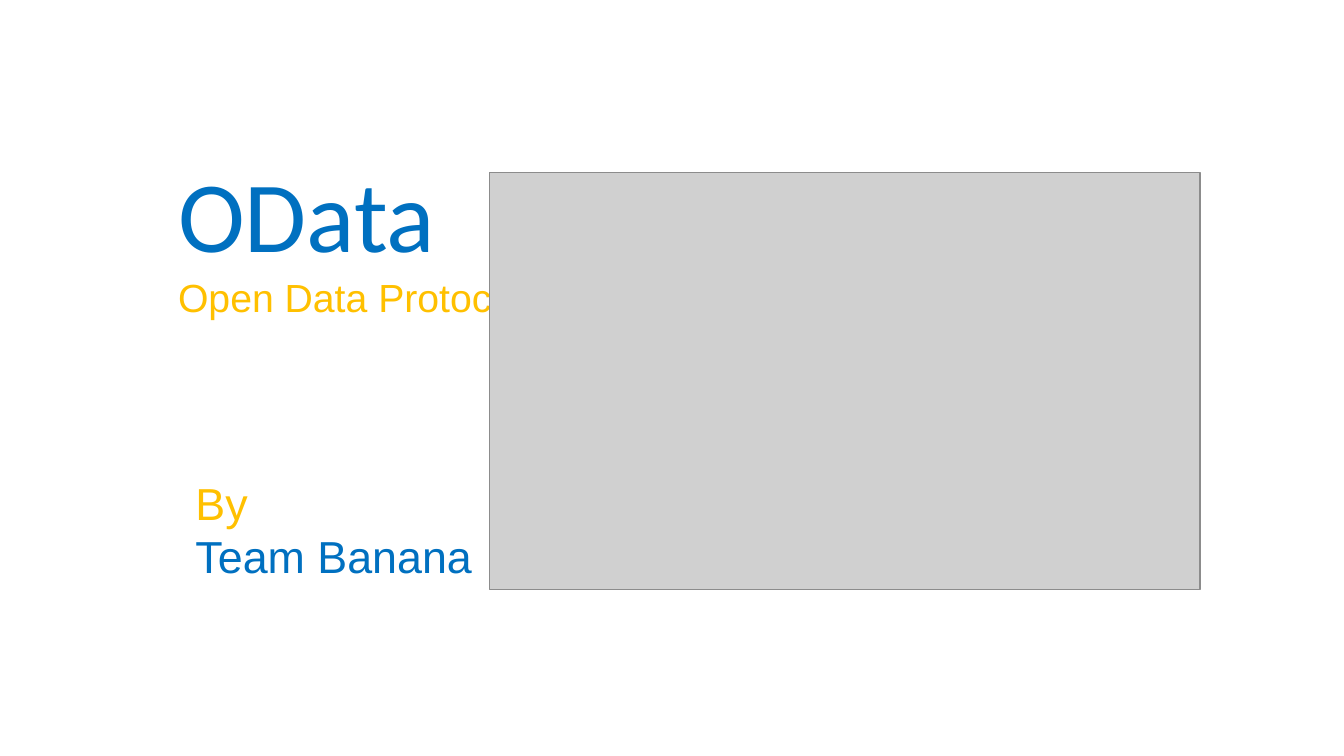
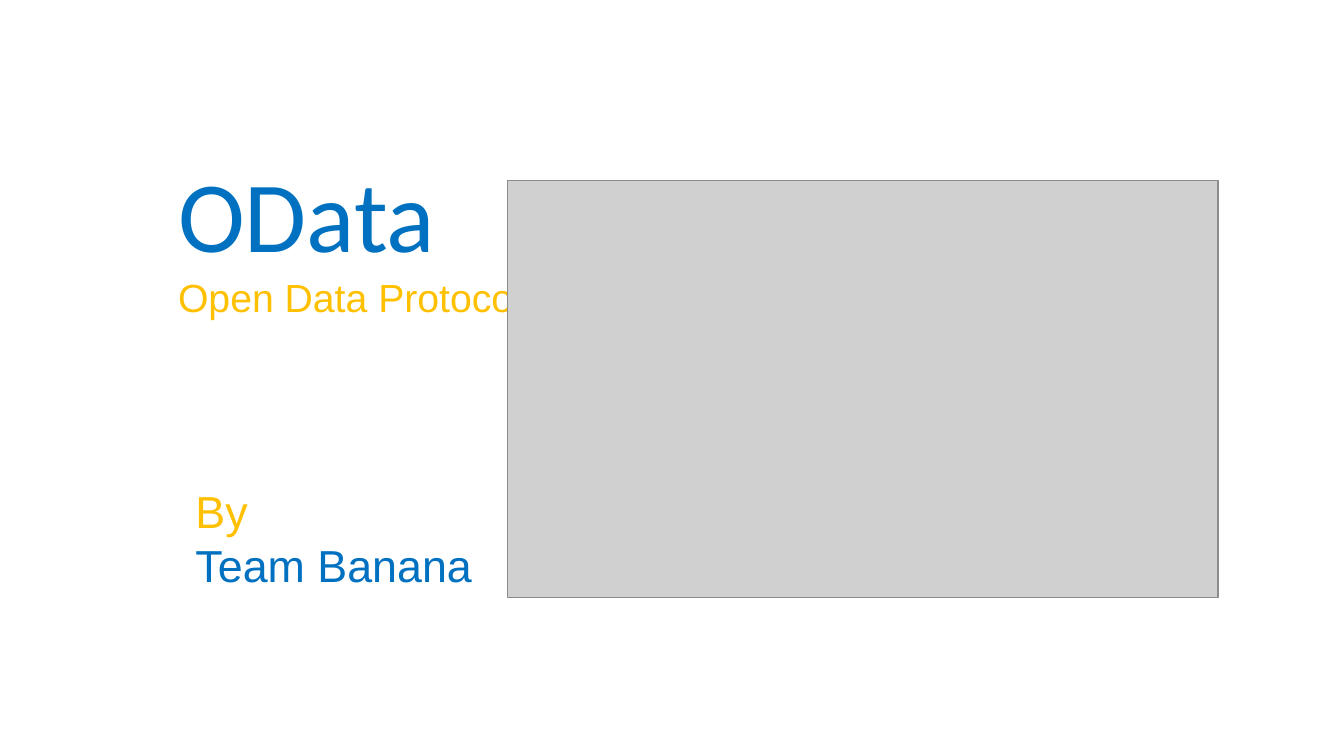
Before and after one commit to rakesh-nayak/odata, a slide deck: slide 1 of OData.pptx. Drawn at 1344x756 pixels with LibreOffice and Linux fonts; fonts in the diff are those of the drawing; grey boxes stand for pictures. Boxes give left, top, right and bottom in pixels: in the first picture for what was removed or moved away, otherwise in the second. Text is boxed around its words. In the diff, an @@ line names an element or a change of style, - is before the commit and + after.

```diff
--- a/OData.pptx
+++ b/OData.pptx
@@ picture: place and size @@
-picture at bbox=[489, 172, 1200, 590]
+picture at bbox=[507, 180, 1218, 598]
@@ text "By Team Banana": place and size @@
-text "By Team Banana" at bbox=[195, 489, 471, 574]
+text "By Team Banana" at bbox=[195, 497, 471, 583]
```
Also in this commit, not shown: 18 other slides changed.
